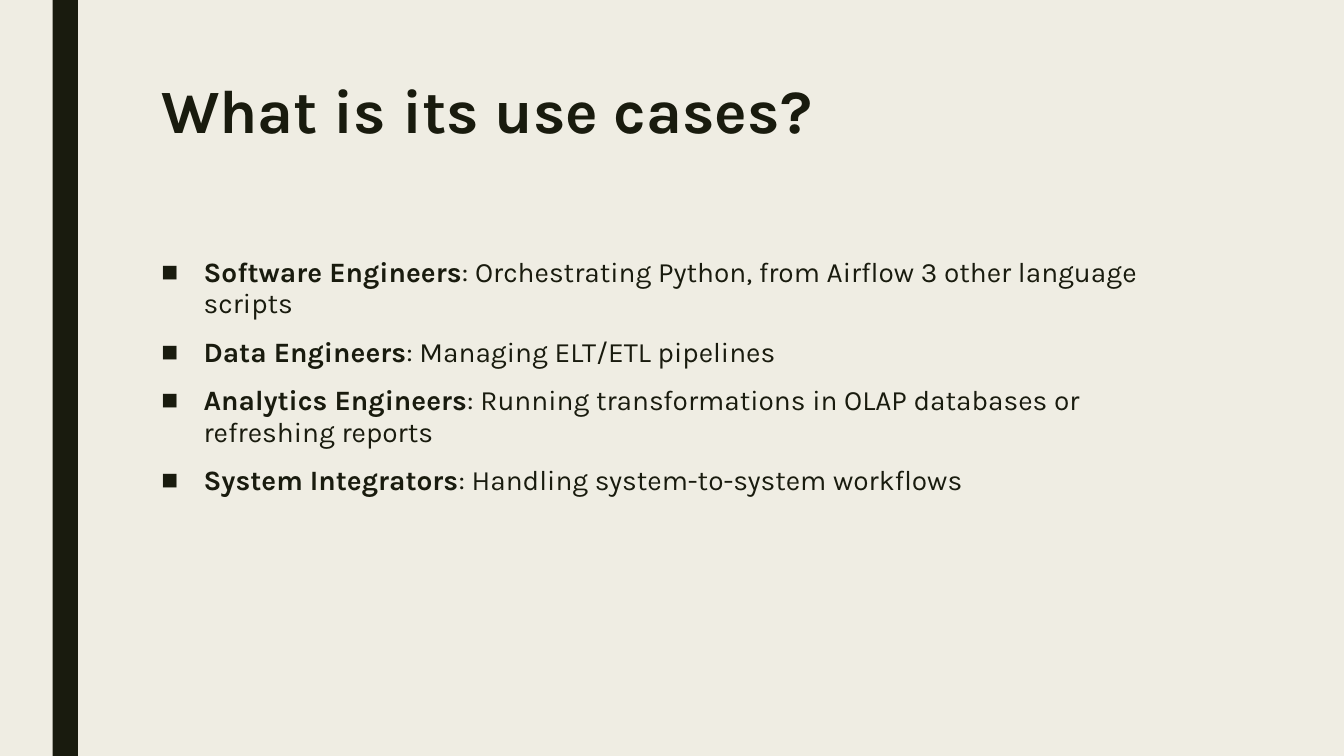
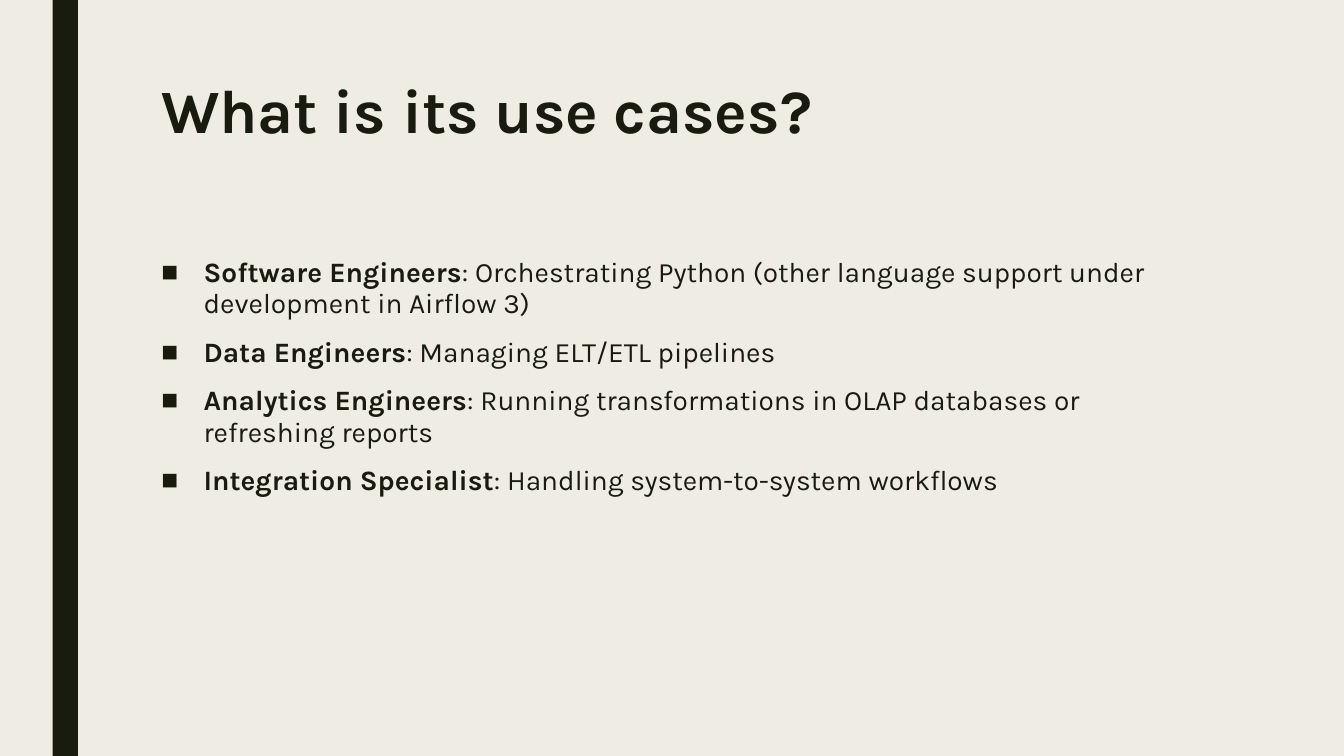
Before and after one commit to ahmadtfarhan/airflow-tinkerpop-demo, a slide deck: slide 3 of DemoSlides.pptx. Drawn at 1344x756 pixels with LibreOffice and Linux fonts; fonts in the diff are those of the drawing. Boxes give left, top, right and bottom in pixels: in the first picture for what was removed or moved away, otherwise in the second. Text is boxed around its words. In the diff, an @@ line names an element or a change of style, - is before the commit and + after.

Commit message:
update slides

```diff
--- a/DemoSlides.pptx
+++ b/DemoSlides.pptx
@@ text at (204, 262, 1144, 320): text changed @@
-■ Software Engineers: Orchestrating Python, from Airflow 3 other language scripts
+■ Software Engineers: Orchestrating Python (other language support under development in Airflow 3)
@@ text at (204, 470, 998, 497): text changed @@
-■ System Integrators: Handling system-to-system workflows
+■ Integration Specialist: Handling system-to-system workflows
```
Also in this commit, not shown: 2 other slides changed, 1 other file.
